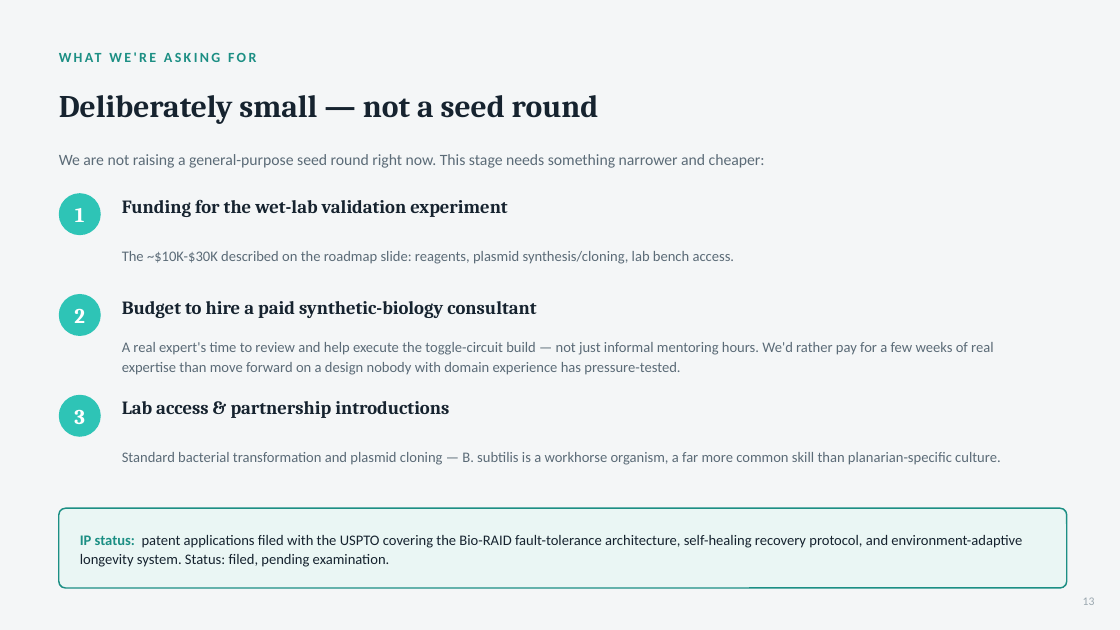
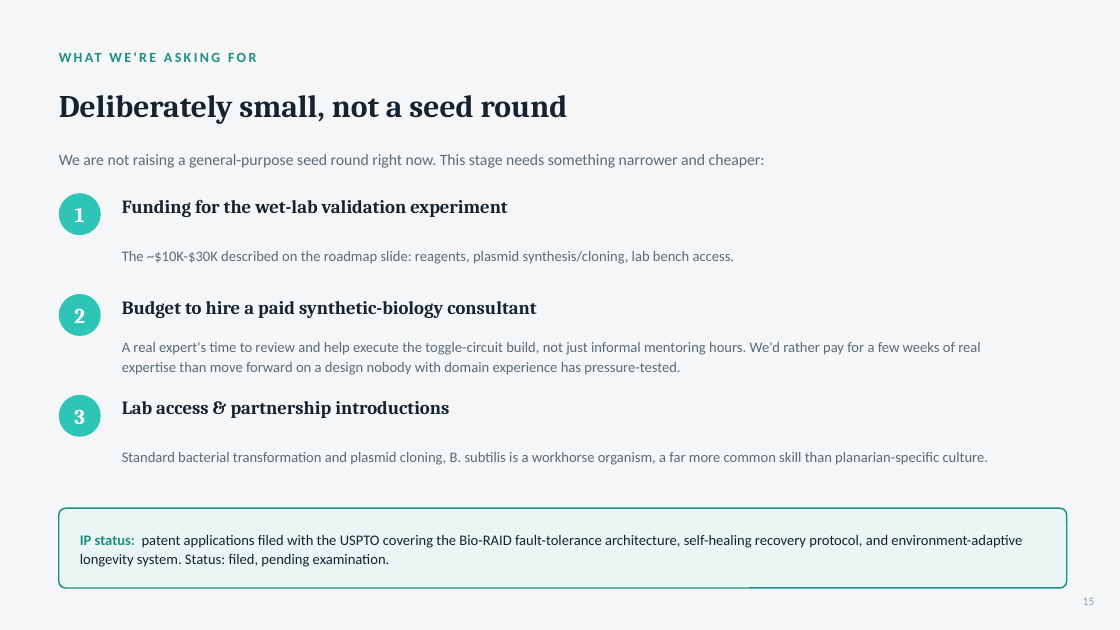
Before and after one commit to rewired89/Acheron, a slide deck: slide 15 of docs/pitch/Acheron_Pitch_Deck.pptx (slide 13 before the commit). Drawn at 1120x630 pixels with LibreOffice and Linux fonts; fonts in the diff are those of the drawing. Boxes give left, top, right and bottom in pixels: in the first picture for what was removed or moved away, otherwise in the second. Text is boxed around its words. In the diff, an @@ line names an element or a change of style, - is before the commit and + after.

```diff
--- a/docs/pitch/Acheron_Pitch_Deck.pptx
+++ b/docs/pitch/Acheron_Pitch_Deck.pptx
@@ text at (59, 95, 568, 124): text changed @@
-Deliberately small — not a seed round
+Deliberately small, not a seed round
@@ text at (122, 342, 980, 375): text changed @@
-A real expert's time to review and help execute the toggle-circuit build — not just informal mentoring hours. We'd rather pay for a few weeks of real expertise than move forward on a design nobody with domain experience has pressure-tested.
+A real expert's time to review and help execute the toggle-circuit build, not just informal mentoring hours. We'd rather pay for a few weeks of real expertise than move forward on a design nobody with domain experience has pressure-tested.
@@ text at (122, 452, 988, 465): text changed @@
-Standard bacterial transformation and plasmid cloning — B. subtilis is a workhorse organism, a far more common skill than planarian-specific culture.
+Standard bacterial transformation and plasmid cloning, B. subtilis is a workhorse organism, a far more common skill than planarian-specific culture.
```
Also in this commit, not shown: 13 other slides changed, 2 slides added, 3 other files.
